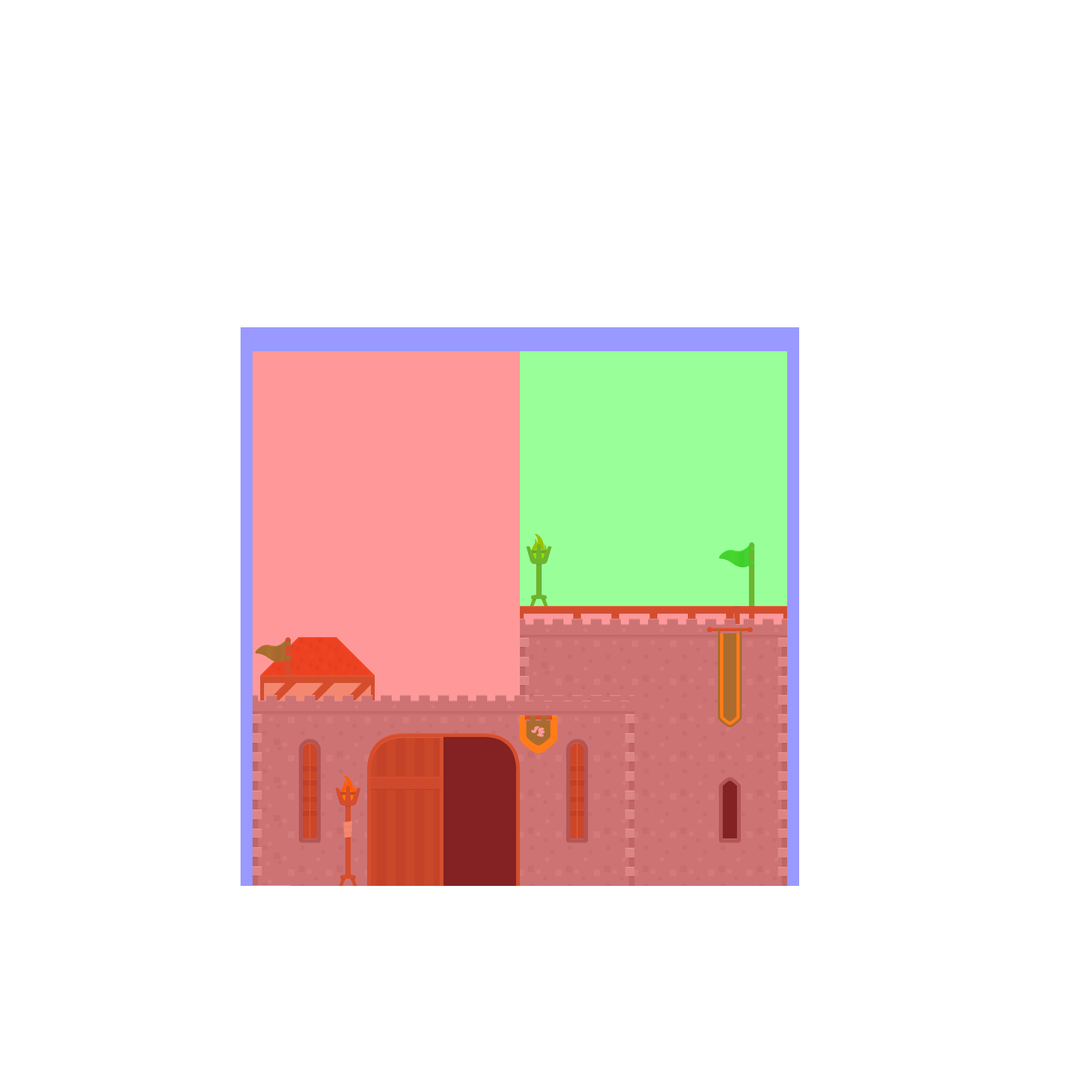
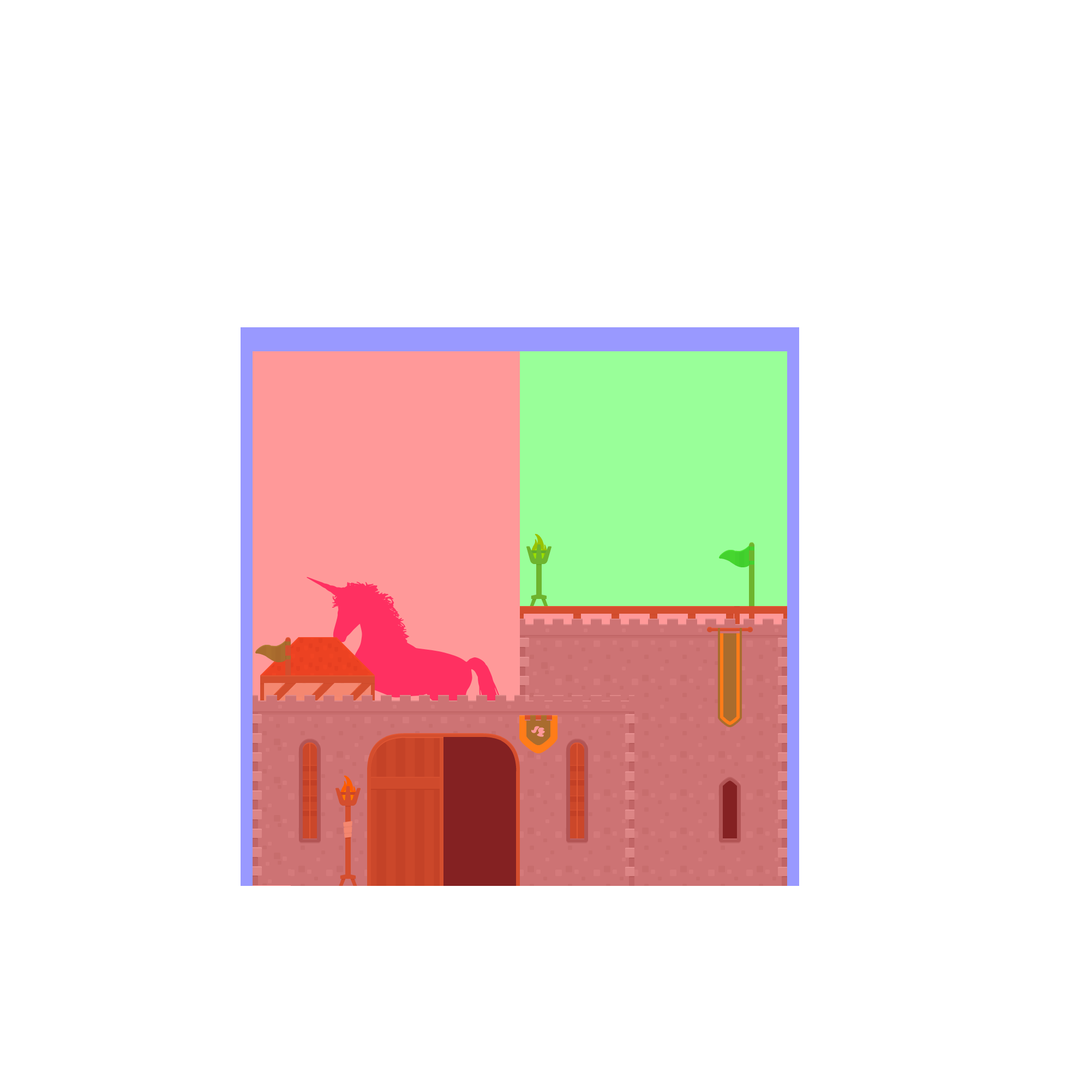
Two versions of the same layered image (1091x1091). Layer-by-layer changes:
added layer "Unicorn" in group "castle" over 306, 576, 500, 701
